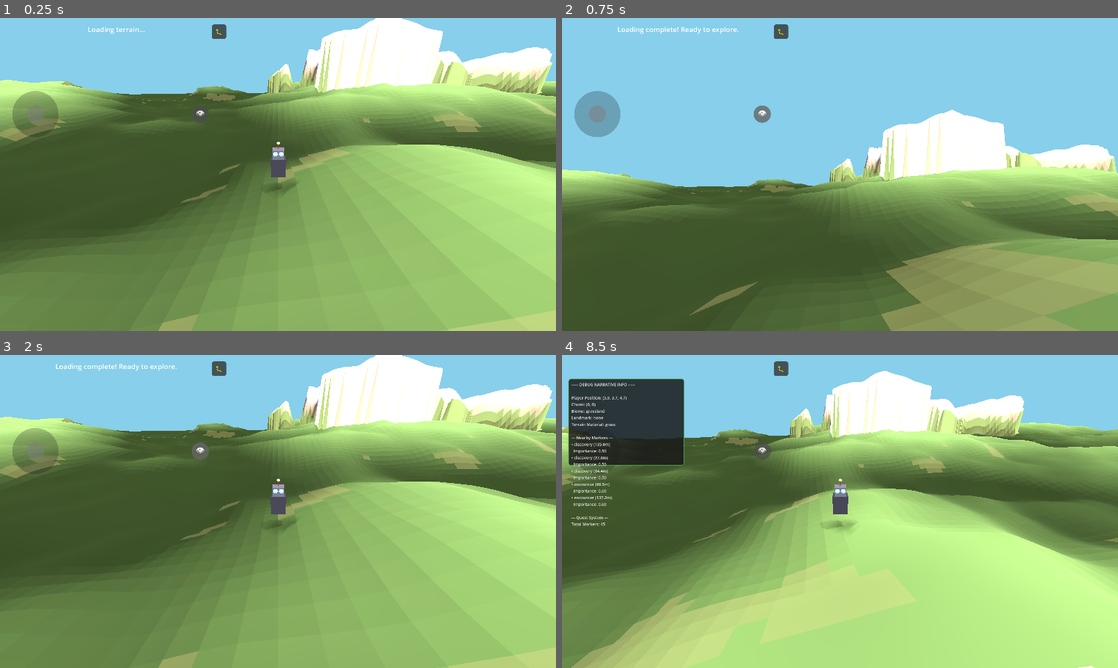
Above: before the commit, frames 1-4 (two rows, left to right).
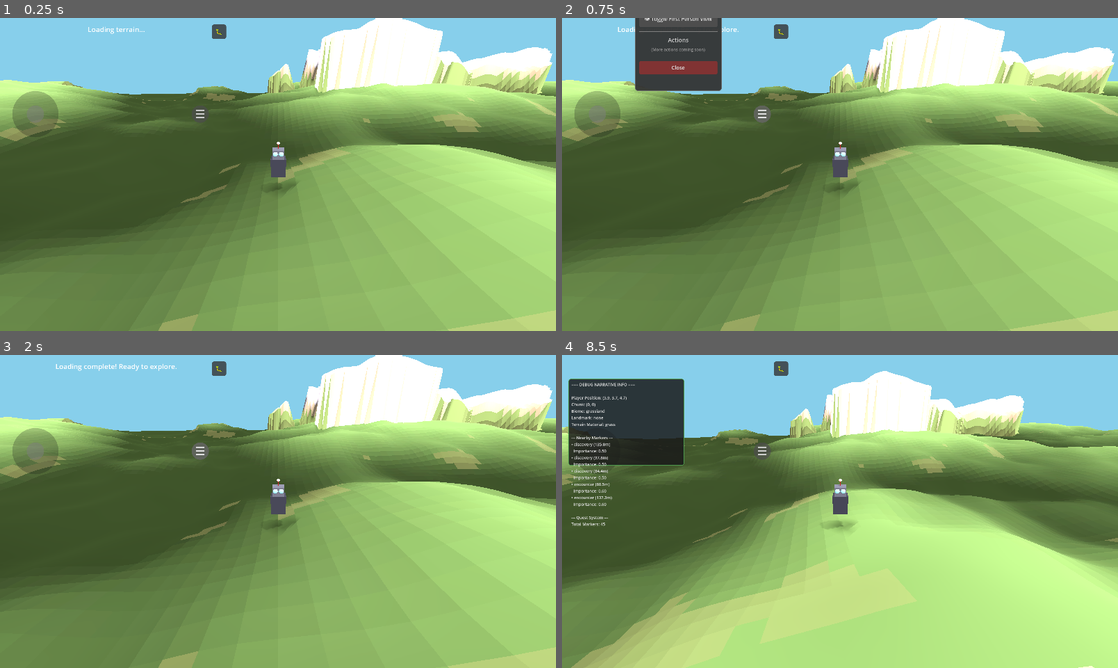
Above: after the commit, the same moments.

Repository: felix-dieterle/YouGame_godot4_public
Game: Godot game, scene res://scenes/main.tscn
Same seed, same stepped clock (60 frames per second), same inputs: the game is played once before the commit and once after it.
Inputs (mouse positions are in pixels of both pictures, inside the frame that each line leads up to):
- Up to frame 1 (0.25 s): no input
- Up to frame 2 (0.75 s): click (762, 115) at 0.5 s, where only the run before the commit has a clickable "👁"
- Up to frame 3 (2 s): click (200, 452) at 1.25 s, where only the run after the commit has a clickable "☰"
- Up to frame 4 (8.5 s): click "🐛" at 2 s; tap Enter at 2.75 s; move the mouse to (962, 495) at 2.77 s; hold Right (ui_right) 2.78-3.5 s; hold V (toggle_camera_view) 2.78-3.5 s; click (962, 495) at 2.92 s; drag from (728, 527) to (812, 574) at 3.52 s; move the mouse to (895, 442) at 4.27 s; hold Right (ui_right) 4.28-5 s; hold V (toggle_camera_view) 4.28-5 s; click (895, 442) at 4.42 s; drag from (812, 574) to (673, 464) at 5.02 s; move the mouse to (1006, 558) at 5.77 s; hold Left (ui_left) 5.78-6.5 s; hold V (toggle_camera_view) 5.78-6.5 s; click (1006, 558) at 5.92 s; drag from (673, 464) to (756, 433) at 6.52 s; move the mouse to (867, 511) at 7.27 s; hold Down (ui_down) 7.28-8 s; hold V (toggle_camera_view) 7.28-8 s; click (867, 511) at 7.42 s; drag from (756, 433) to (728, 527) at 8.02 s

The runs differ from the first frame. In frame 1, less than 0.1% of the frame differs, in the area x 35-37%, y 29-32%; in frame 2, 80%, in the area x 0-100%, y 0-100%; in frame 3, less than 0.1%; in frame 4, less than 0.1%.

Commit message:
Add menu button with settings panel for mobile controls
Co-authored-by: felix-dieterle <1490062+felix-dieterle@users.noreply.github.com>

Diff:
--- a/scripts/mobile_controls.gd
+++ b/scripts/mobile_controls.gd
@@ -8,8 +8,10 @@
 var joystick_touch_index: int = -1
 var joystick_vector: Vector2 = Vector2.ZERO
 
-# Camera toggle button
-var camera_toggle_button: Button
+# Menu button and settings panel
+var menu_button: Button
+var settings_panel: Panel
+var settings_visible: bool = false
 
 # Configuration
 const JOYSTICK_RADIUS: float = 80.0
@@ -33,8 +35,11 @@
 	joystick_base.pivot_offset = Vector2(JOYSTICK_RADIUS, JOYSTICK_RADIUS)
 	add_child(joystick_base)
 
-	# Create camera toggle button (bottom right)
-	_create_camera_toggle_button()
+	# Create menu button (bottom right)
+	_create_menu_button()
+
+	# Create settings panel (initially hidden)
+	_create_settings_panel()
 
 	# Update position when viewport size changes
 	_update_joystick_position()
@@ -130,19 +135,19 @@
 func get_input_vector() -> Vector2:
 	return joystick_vector
 
-func _create_camera_toggle_button():
-	camera_toggle_button = Button.new()
-	camera_toggle_button.text = "👁"  # Eye emoji for camera view
-	camera_toggle_button.size = Vector2(BUTTON_SIZE, BUTTON_SIZE)
-	camera_toggle_button.custom_minimum_size = Vector2(BUTTON_SIZE, BUTTON_SIZE)
-	camera_toggle_button.add_theme_font_size_override("font_size", 30)
+func _create_menu_button():
+	menu_button = Button.new()
+	menu_button.text = "☰"  # Hamburger menu icon
+	menu_button.size = Vector2(BUTTON_SIZE, BUTTON_SIZE)
+	menu_button.custom_minimum_size = Vector2(BUTTON_SIZE, BUTTON_SIZE)
+	menu_button.add_theme_font_size_override("font_size", 40)
 
 	# Set focus mode to prevent focus issues on mobile
-	camera_toggle_button.focus_mode = Control.FOCUS_NONE
+	menu_button.focus_mode = Control.FOCUS_NONE
 
 	# Ensure button is above other UI elements and can receive touch events
-	camera_toggle_button.z_index = 10
-	camera_toggle_button.mouse_filter = Control.MOUSE_FILTER_STOP
+	menu_button.z_index = 10
+	menu_button.mouse_filter = Control.MOUSE_FILTER_STOP
 
 	# Style the button - normal state
 	var button_style = StyleBoxFlat.new()
@@ -151,7 +156,7 @@
 	button_style.corner_radius_top_right = int(BUTTON_SIZE / 2)
 	button_style.corner_radius_bottom_left = int(BUTTON_SIZE / 2)
 	button_style.corner_radius_bottom_right = int(BUTTON_SIZE / 2)
-	camera_toggle_button.add_theme_stylebox_override("normal", button_style)
+	menu_button.add_theme_stylebox_override("normal", button_style)
 
 	# Style the button - hover state (for desktop/mouse support)
 	var button_style_hover = StyleBoxFlat.new()
@@ -160,7 +165,7 @@
 	button_style_hover.corner_radius_top_right = int(BUTTON_SIZE / 2)
 	button_style_hover.corner_radius_bottom_left = int(BUTTON_SIZE / 2)
 	button_style_hover.corner_radius_bottom_right = int(BUTTON_SIZE / 2)
-	camera_toggle_button.add_theme_stylebox_override("hover", button_style_hover)
+	menu_button.add_theme_stylebox_override("hover", button_style_hover)
 
 	# Style the button - pressed state
 	var button_style_pressed = StyleBoxFlat.new()
@@ -169,20 +174,179 @@
 	button_style_pressed.corner_radius_top_right = int(BUTTON_SIZE / 2)
 	button_style_pressed.corner_radius_bottom_left = int(BUTTON_SIZE / 2)
 	button_style_pressed.corner_radius_bottom_right = int(BUTTON_SIZE / 2)
-	camera_toggle_button.add_theme_stylebox_override("pressed", button_style_pressed)
-
-	# Connect button to toggle function
-	camera_toggle_button.pressed.connect(_on_camera_toggle_pressed)
+	menu_button.add_theme_stylebox_override("pressed", button_style_pressed)
+
+	# Connect button to menu toggle function
+	menu_button.pressed.connect(_on_menu_button_pressed)
 
 	# Ensure button is visible
-	camera_toggle_button.visible = true
-
-	add_child(camera_toggle_button)
+	menu_button.visible = true
+
+	add_child(menu_button)
 	# Defer positioning to ensure viewport size is ready
 	call_deferred("_update_button_position")
 
+func _create_settings_panel():
+	# Create a panel for the settings menu
+	settings_panel = Panel.new()
+	settings_panel.z_index = 20  # Above the menu button
+	settings_panel.mouse_filter = Control.MOUSE_FILTER_STOP
+	settings_panel.visible = false  # Initially hidden
+
+	# Style the panel
+	var panel_style = StyleBoxFlat.new()
+	panel_style.bg_color = Color(0.2, 0.2, 0.2, 0.95)
+	panel_style.corner_radius_top_left = 10
+	panel_style.corner_radius_top_right = 10
+	panel_style.corner_radius_bottom_left = 10
+	panel_style.corner_radius_bottom_right = 10
+	panel_style.border_color = Color(0.4, 0.4, 0.4, 1.0)
+	panel_style.border_width_left = 2
+	panel_style.border_width_right = 2
+	panel_style.border_width_top = 2
+	panel_style.border_width_bottom = 2
+	settings_panel.add_theme_stylebox_override("panel", panel_style)
+
+	# Add padding container
+	var margin = MarginContainer.new()
+	margin.set_anchors_preset(Control.PRESET_FULL_RECT)
+	margin.add_theme_constant_override("margin_left", 15)
+	margin.add_theme_constant_override("margin_right", 15)
+	margin.add_theme_constant_override("margin_top", 15)
+	margin.add_theme_constant_override("margin_bottom", 15)
+	settings_panel.add_child(margin)
+
+	# Create a vertical box container for menu items
+	var vbox = VBoxContainer.new()
+	vbox.add_theme_constant_override("separation", 10)
+	margin.add_child(vbox)
+
+	# Title label
+	var title_label = Label.new()
+	title_label.text = "Settings"
+	title_label.horizontal_alignment = HORIZONTAL_ALIGNMENT_CENTER
+	title_label.add_theme_font_size_override("font_size", 24)
+	title_label.add_theme_color_override("font_color", Color(1, 1, 1, 1))
+	vbox.add_child(title_label)
+
+	# Add a separator
+	var separator1 = HSeparator.new()
+	separator1.add_theme_constant_override("separation", 10)
+	vbox.add_child(separator1)
+
+	# Camera toggle button
+	var camera_button = Button.new()
+	camera_button.text = "👁 Toggle First Person View"
+	camera_button.custom_minimum_size = Vector2(0, 50)
+	camera_button.add_theme_font_size_override("font_size", 18)
+	camera_button.focus_mode = Control.FOCUS_NONE
+
+	# Style the camera button
+	var cam_btn_style = StyleBoxFlat.new()
+	cam_btn_style.bg_color = Color(0.3, 0.3, 0.3, 1.0)
+	cam_btn_style.corner_radius_top_left = 5
+	cam_btn_style.corner_radius_top_right = 5
+	cam_btn_style.corner_radius_bottom_left = 5
+	cam_btn_style.corner_radius_bottom_right = 5
+	camera_button.add_theme_stylebox_override("normal", cam_btn_style)
+
+	var cam_btn_style_hover = StyleBoxFlat.new()
+	cam_btn_style_hover.bg_color = Color(0.4, 0.4, 0.4, 1.0)
+	cam_btn_style_hover.corner_radius_top_left = 5
+	cam_btn_style_hover.corner_radius_top_right = 5
+	cam_btn_style_hover.corner_radius_bottom_left = 5
+	cam_btn_style_hover.corner_radius_bottom_right = 5
+	camera_button.add_theme_stylebox_override("hover", cam_btn_style_hover)
+
+	var cam_btn_style_pressed = StyleBoxFlat.new()
+	cam_btn_style_pressed.bg_color = Color(0.5, 0.5, 0.5, 1.0)
+	cam_btn_style_pressed.corner_radius_top_left = 5
+	cam_btn_style_pressed.corner_radius_top_right = 5
+	cam_btn_style_pressed.corner_radius_bottom_left = 5
+	cam_btn_style_pressed.corner_radius_bottom_right = 5
+	camera_button.add_theme_stylebox_override("pressed", cam_btn_style_pressed)
+
+	camera_button.pressed.connect(_on_camera_toggle_pressed)
+	vbox.add_child(camera_button)
+
+	# Add a separator
+	var separator2 = HSeparator.new()
+	separator2.add_theme_constant_override("separation", 10)
+	vbox.add_child(separator2)
+
+	# Actions section label
+	var actions_label = Label.new()
+	actions_label.text = "Actions"
+	actions_label.horizontal_alignment = HORIZONTAL_ALIGNMENT_CENTER
+	actions_label.add_theme_font_size_override("font_size", 20)
+	actions_label.add_theme_color_override("font_color", Color(0.8, 0.8, 0.8, 1))
+	vbox.add_child(actions_label)
+
+	# Placeholder for future actions
+	var placeholder_label = Label.new()
+	placeholder_label.text = "(More actions coming soon)"
+	placeholder_label.horizontal_alignment = HORIZONTAL_ALIGNMENT_CENTER
+	placeholder_label.add_theme_font_size_override("font_size", 14)
+	placeholder_label.add_theme_color_override("font_color", Color(0.6, 0.6, 0.6, 1))
+	vbox.add_child(placeholder_label)
+
+	# Add spacer
+	var spacer = Control.new()
+	spacer.custom_minimum_size = Vector2(0, 10)
+	vbox.add_child(spacer)
+
+	# Close button
+	var close_button = Button.new()
+	close_button.text = "Close"
+	close_button.custom_minimum_size = Vector2(0, 45)
+	close_button.add_theme_font_size_override("font_size", 18)
+	close_button.focus_mode = Control.FOCUS_NONE
+
+	# Style the close button
+	var close_btn_style = StyleBoxFlat.new()
+	close_btn_style.bg_color = Color(0.5, 0.2, 0.2, 1.0)
+	close_btn_style.corner_radius_top_left = 5
+	close_btn_style.corner_radius_top_right = 5
+	close_btn_style.corner_radius_bottom_left = 5
+	close_btn_style.corner_radius_bottom_right = 5
+	close_button.add_theme_stylebox_override("normal", close_btn_style)
+
+	var close_btn_style_hover = StyleBoxFlat.new()
+	close_btn_style_hover.bg_color = Color(0.6, 0.3, 0.3, 1.0)
+	close_btn_style_hover.corner_radius_top_left = 5
+	close_btn_style_hover.corner_radius_top_right = 5
+	close_btn_style_hover.corner_radius_bottom_left = 5
+	close_btn_style_hover.corner_radius_bottom_right = 5
+	close_button.add_theme_stylebox_override("hover", close_btn_style_hover)
+
+	close_button.pressed.connect(_on_close_settings_pressed)
+	vbox.add_child(close_button)
+
+	add_child(settings_panel)
+	# Defer positioning to ensure viewport size is ready
+	call_deferred("_update_settings_panel_position")
+
+func _on_menu_button_pressed():
+	# Toggle settings panel visibility
+	settings_visible = not settings_visible
+	settings_panel.visible = settings_visible
+	if settings_visible:
+		_update_settings_panel_position()
+
+func _on_close_settings_pressed():
+	# Hide settings panel
+	settings_visible = false
+	settings_panel.visible = false
+
+func _on_camera_toggle_pressed():
+	# Toggle camera view on player and close menu
+	if player and player.has_method("_toggle_camera_view"):
+		player._toggle_camera_view()
+	# Close the settings menu after action
+	_on_close_settings_pressed()
+
 func _update_button_position():
-	if not camera_toggle_button:
+	if not menu_button:
 		return
 
 	# Position button in bottom-right corner with margin
@@ -190,9 +354,20 @@
 	var viewport_size = get_viewport().size
 	var button_x = viewport_size.x - button_margin_x - BUTTON_SIZE
 	var button_y = viewport_size.y - joystick_margin_y - (BUTTON_SIZE / 2)
-	camera_toggle_button.position = Vector2(button_x, button_y)
-
-func _on_camera_toggle_pressed():
-	# Toggle camera view on player
-	if player and player.has_method("_toggle_camera_view"):
-		player._toggle_camera_view()
+	menu_button.position = Vector2(button_x, button_y)
+
+func _update_settings_panel_position():
+	if not settings_panel:
+		return
+
+	# Position panel above the menu button, centered and sized appropriately
+	var viewport_size = get_viewport().size
+	var panel_width = 300.0
+	var panel_height = 350.0
+
+	# Center the panel horizontally, position it in the bottom half of the screen
+	var panel_x = (viewport_size.x - panel_width) / 2
+	var panel_y = viewport_size.y - panel_height - joystick_margin_y - BUTTON_SIZE - 20
+
+	settings_panel.position = Vector2(panel_x, panel_y)
+	settings_panel.size = Vector2(panel_width, panel_height)
